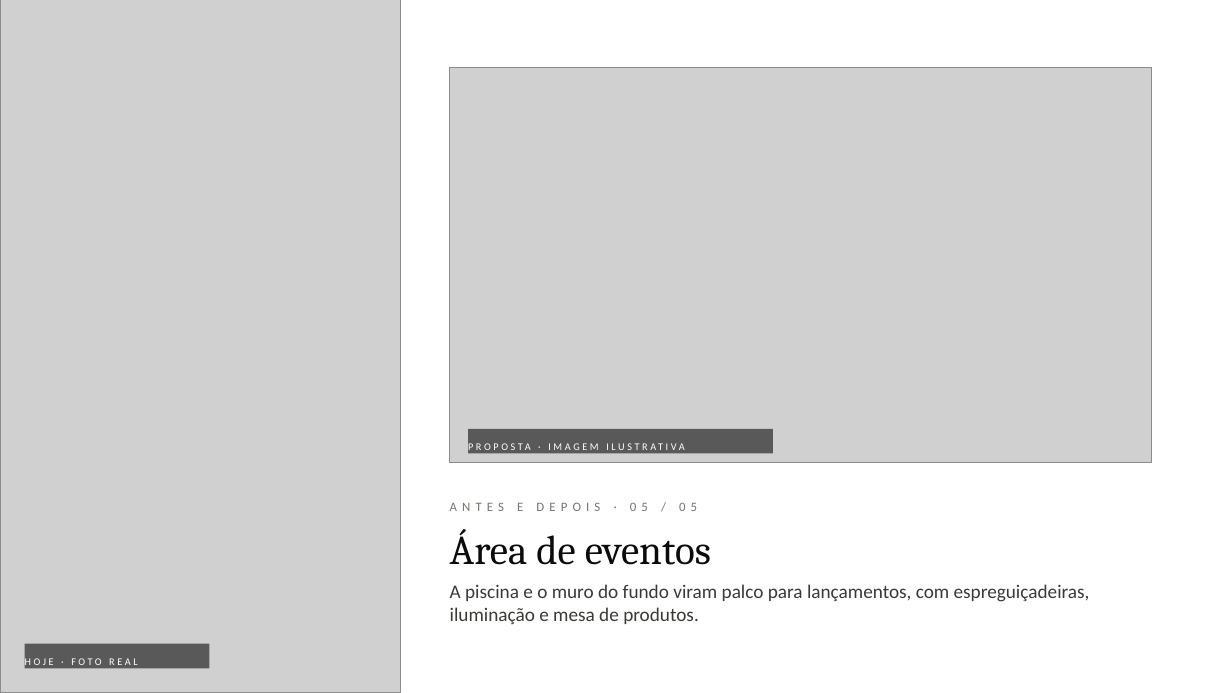
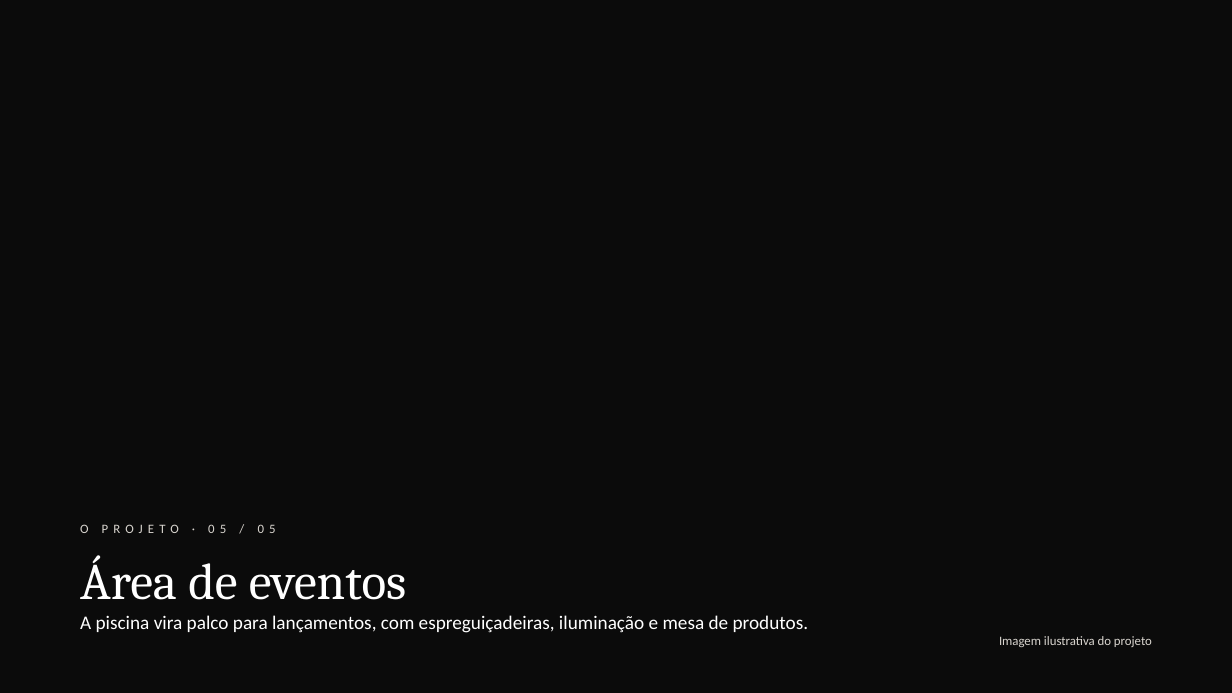
Before and after one commit to wcjesuino/casa-bhe, a slide deck: slide 8 of Bhe-Cota-de-Patrocinio.pptx. Drawn at 1232x693 pixels with LibreOffice and Linux fonts; fonts in the diff are those of the drawing; grey boxes stand for pictures; background and template pictures are left out. Boxes give left, top, right and bottom in pixels: in the first picture for what was removed or moved away, otherwise in the second. Text is boxed around its words. In the diff, an @@ line names an element or a change of style, - is before the commit and + after.

```diff
--- a/Bhe-Cota-de-Patrocinio.pptx
+++ b/Bhe-Cota-de-Patrocinio.pptx
@@ background #FFFFFF to picture (left out) @@
@@ picture removed at <box>0,0,400,693</box> @@
@@ picture removed at <box>450,67,1153,463</box> @@
@@ rectangle removed at <box>469,429,774,454</box> @@
-PROPOSTA · IMAGEM ILUSTRATIVA
@@ rectangle added at <box>0,493,1232,693</box>, fill #0B0B0B at 70% opacity @@
@@ text removed at <box>450,502,697,511</box> @@
-ANTES E DEPOIS · 05 / 05
@@ text added at <box>80,524,276,533</box>, 10 pt, text #D9D5CF @@
+O PROJETO · 05 / 05
@@ title "Área de eventos": place and size @@
-title "Área de eventos" at <box>450,529,711,565</box>
+title "Área de eventos" at <box>80,555,406,600</box>
@@ title "Área de eventos" at <box>80,555,406,600</box>: size 32 to 40 pt, text colour #0B0B0B to #FFFFFF @@
@@ text at <box>80,615,809,633</box>: text changed; text colour #3B3935 to #FFFFFF @@
-A piscina e o muro do fundo viram palco para lançamentos, com espreguiçadeiras, iluminação e mesa de produtos.
+A piscina vira palco para lançamentos, com espreguiçadeiras, iluminação e mesa de produtos.
@@ rectangle removed at <box>25,644,210,669</box> @@
-HOJE · FOTO REAL
@@ text added at <box>999,636,1152,647</box>, 10 pt, text #D9D5CF @@
+Imagem ilustrativa do projeto
```
Also in this commit, not shown: 4 other slides changed, 2 other files.
